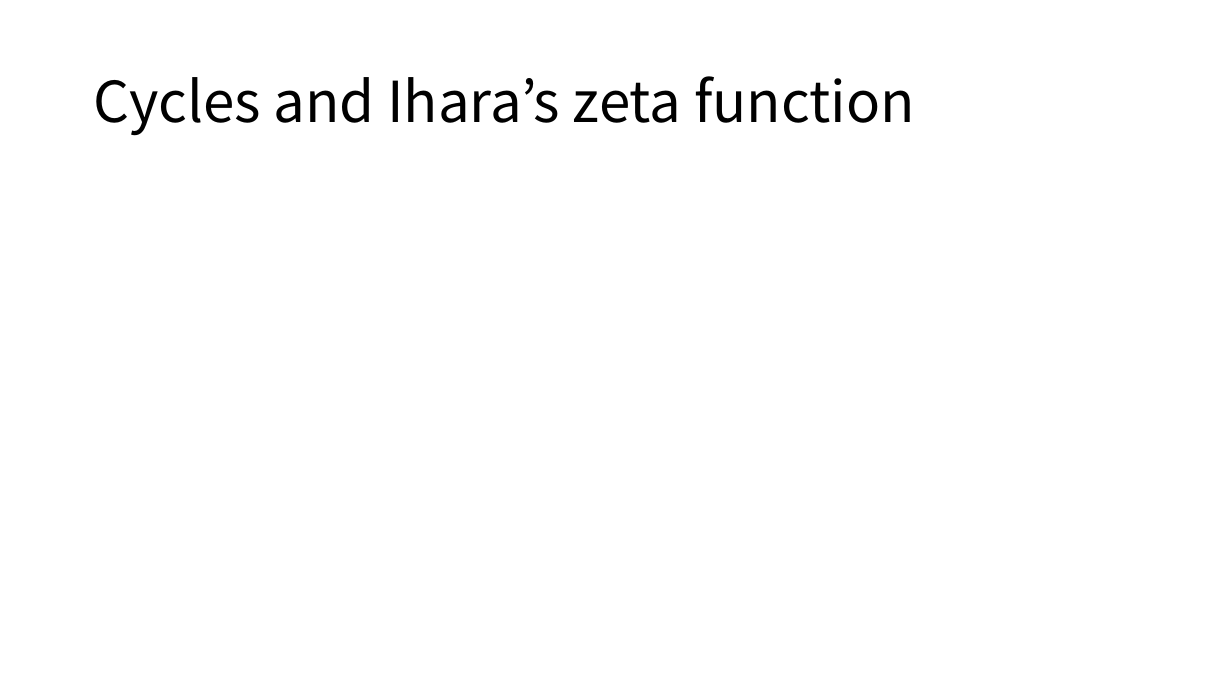
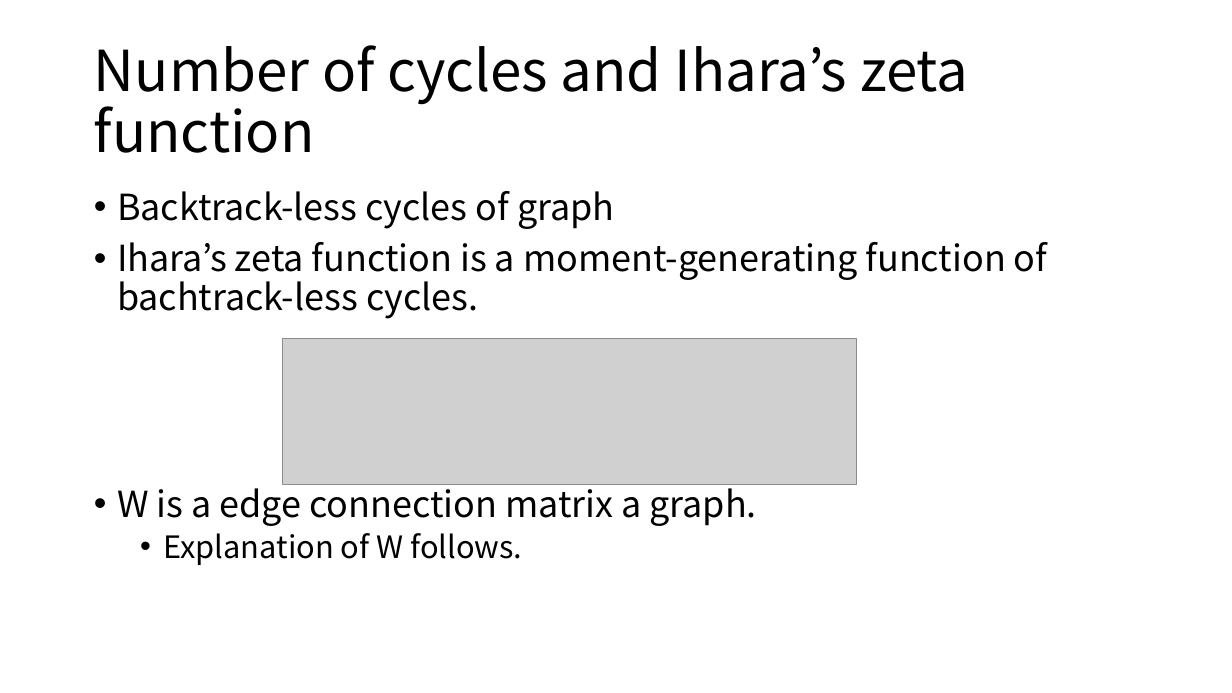
Before and after one commit to ryamada22/atom, a slide deck: slide 31 of Lectures2019/MutationOfTriangularMesh.pptx (slide 30 before the commit). Drawn at 1232x693 pixels with LibreOffice and Linux fonts; fonts in the diff are those of the drawing; grey boxes stand for pictures. Boxes give left, top, right and bottom in pixels: in the first picture for what was removed or moved away, otherwise in the second. Text is boxed around its words. In the diff, an @@ line names an element or a change of style, - is before the commit and + after.

```diff
--- a/Lectures2019/MutationOfTriangularMesh.pptx
+++ b/Lectures2019/MutationOfTriangularMesh.pptx
@@ title at <box>94,45,969,153</box>: text changed @@
-Cycles and Ihara’s zeta function
+Number of cycles and Ihara’s zeta function
@@ text added at <box>117,191,1047,565</box>, 28 pt, text #000000 @@
+• Backtrack-less cycles of graph
+• Ihara’s zeta function is a moment-generating function of bachtrack-less cycles.
+• W is a edge connection matrix a graph.
+  • Explanation of W follows.
@@ picture added at <box>283,339,857,484</box> @@
```
Also in this commit, not shown: 2 other slides changed, 2 slides added, 3 other files.
